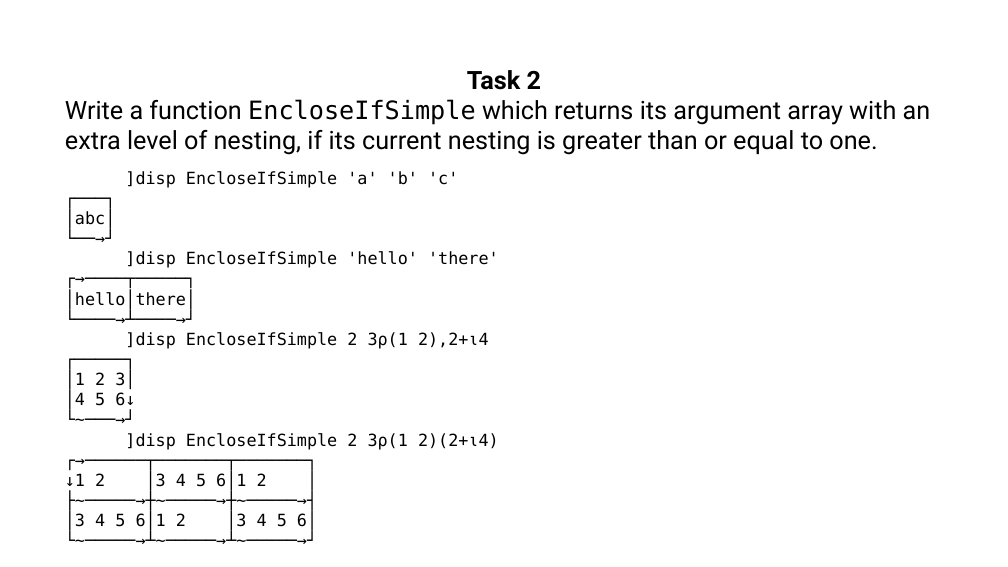
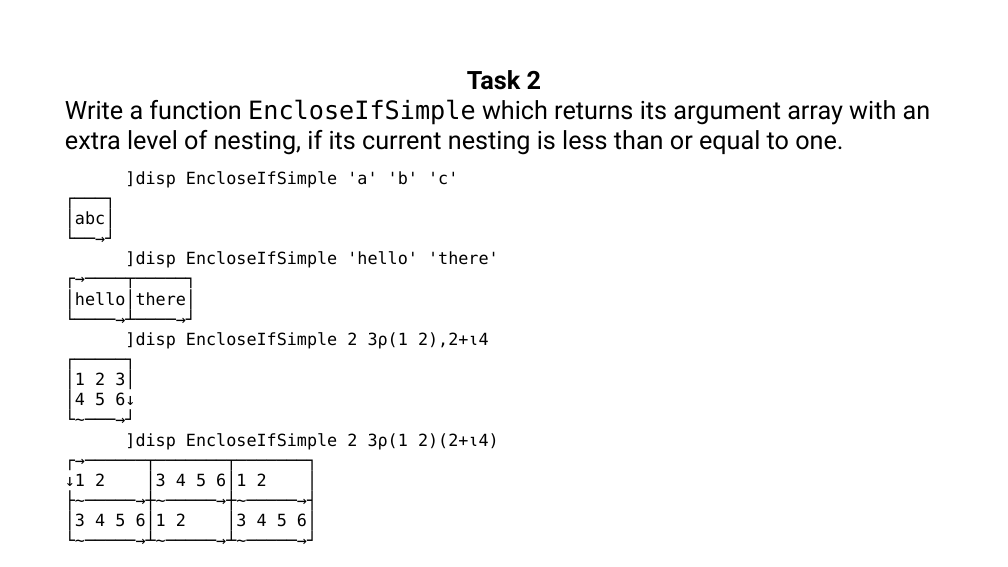
Before and after one commit to abrudz/tasks, a slide deck: slide 2 of tasks8.pptx. Drawn at 1008x567 pixels with LibreOffice and Linux fonts; fonts in the diff are those of the drawing. Boxes give left, top, right and bottom in pixels: in the first picture for what was removed or moved away, otherwise in the second. Text is boxed around its words. In the diff, an @@ line names an element or a change of style, - is before the commit and + after.

```diff
--- a/tasks8.pptx
+++ b/tasks8.pptx
@@ text at (65, 99, 931, 155): text changed @@
-Write a function EncloseIfSimple which returns its argument array with an extra level of nesting, if its current nesting is greater than or equal to one.
+Write a function EncloseIfSimple which returns its argument array with an extra level of nesting, if its current nesting is less than or equal to one.
```
Also in this commit, not shown: 1 other file.
